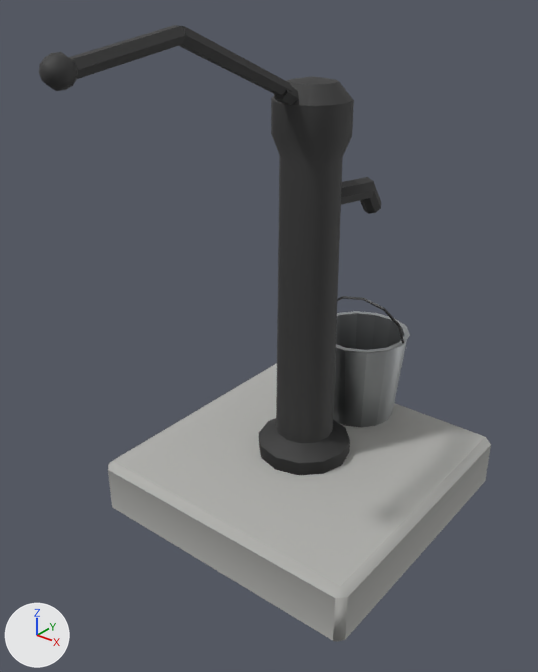
An edit to the glTF model assets/models/props/hand_pump.glb, drawn before and after from the same camera.
Camera for both pictures: a camera (50 mm lens) standing at (1.035, -1.452, 1.338) and looking at (0.013, -0.175, 0.546). The axes (+X, +Y, +Z) are drawn at lower left. The lights are the same throughout. The older version comes first. Vertices at exactly the same position are counted once.

Objects in the first picture: 'static'.
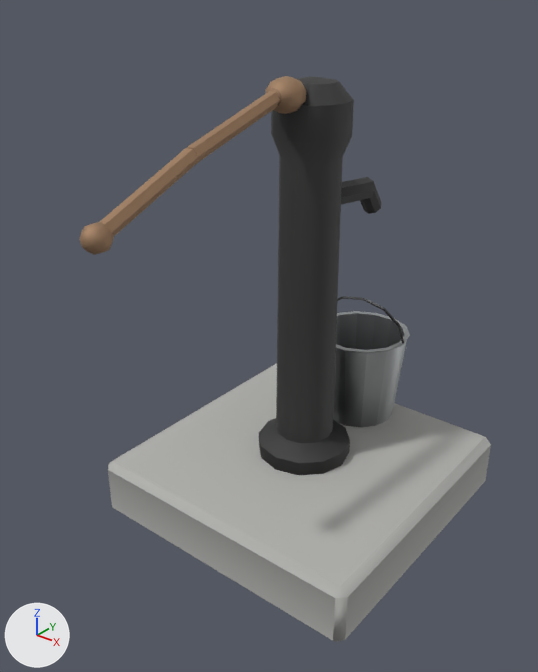
Edits to the bpy script that builds the scene:
```text
Add mat_rusty:
    mat_rusty = bpy.data.materials.new('Rusty')
    # nodes: BsdfPrincipled, Mix, OutputMaterial, VertexColor
    # colours: brown #aa896c, mixed with the vertex colours
Change me_static:
    used by ob_static; location = (0.0, 0.0, 0.0)
    remove me_static.from_pydata(...)  # 346 vertices, 648 faces; spans x -0.4..0.4, y -0.72..0.418, z -0.05..1.255
    add me_static.from_pydata(...)  # 398 vertices, 748 faces; spans x -0.4..0.4, y -0.68..0.418, z -0.05..1.14
    me_static part 1: the loose piece of 34 vertices spanning x -0.029..0.029, y -0.72..-0.66, z 1.171..1.229 is moved by (0.0, 0.04, -0.285), in mat_rusty
    me_static part 2: a new loose piece, a UV sphere (10 segments, 6 rings, poles along y) spanning x -0.043..0.043, y -0.15..-0.05, z 1.06..1.14, in mat_rusty
    me_static part 3
    11 vertices are removed from x -0.018..0.018, y -0.682..-0.418, z 1.185..1.255
    24 faces are deleted
    3 vertices in x -0.018..0.018, y -0.42, z 1.24 move by (0.0, 0.02, -0.22)
    8 vertices move from x -0.009..0.009, y -0.426..-0.094, z 1.096..1.254 to x -0.009..0.009, y -0.404..-0.096, z 1.005..1.125
    6 vertices are added at (-0.009, -0.406, 1.034), (-0.009, -0.394, 1.006), (-0.009, -0.646, 0.934), (-0.018, -0.64, 0.92), (-0.009, -0.634, 0.906), (0.018, -0.64, 0.92)
    5 new vertices lie (0.018, 0.0, 0.0) away from vertices in x -0.018..-0.009, y -0.646..-0.394, z 0.906..1.034
    24 new faces join them, mat_rusty
    me_static part 4: 55 kept faces spanning x -0.082..0.082, y -0.404..0.0, z 0.95..1.13 get new vertex colours; the middle colour goes from white #fdfdfd to white #fbfbfb
    me_static part 5: 48 faces spanning x -0.02..0.02, y -0.404..-0.043, z 1.005..1.126 switch from mat_cast to mat_rusty
```

What differs and where, as boxes (x1, y1, x2, y2) in the pictures (538 x 672 px; the box of a moved part takes in the faces that stretch with it):
'static', reshaped (9% narrower, 8% shorter)
    before: (39, 25, 491, 642)
    after: (79, 76, 491, 642)
part 1 of me_static, moved or reshaped
    before: (39, 52, 78, 91)
    after: (79, 222, 114, 255)
part 2 of me_static, added (brown)
    after: (265, 76, 306, 114)
part 3 of me_static, moved or reshaped
    before: (69, 25, 186, 79)
    after: (100, 148, 199, 236)
part 4 of me_static, edited (looks the same)
    both: (270, 76, 330, 161)
part 5 of me_static, recoloured
    before: (179, 26, 299, 105)
    after: (187, 91, 280, 162)
